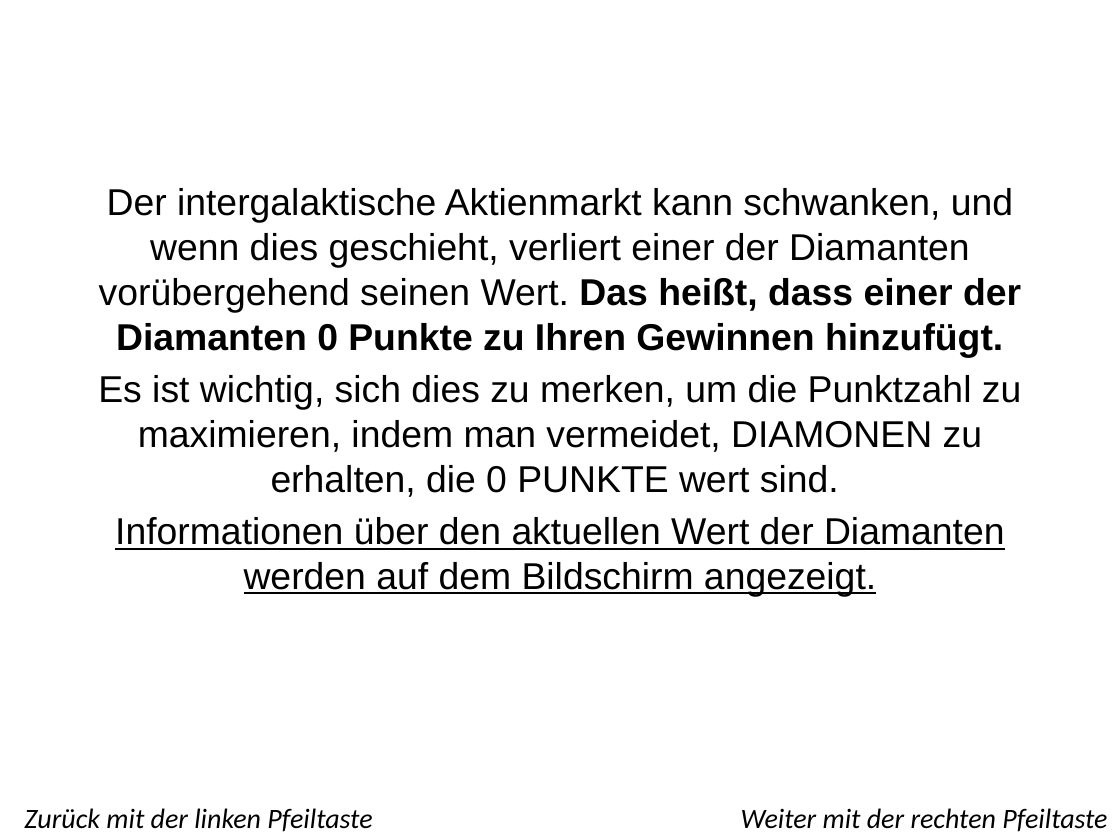
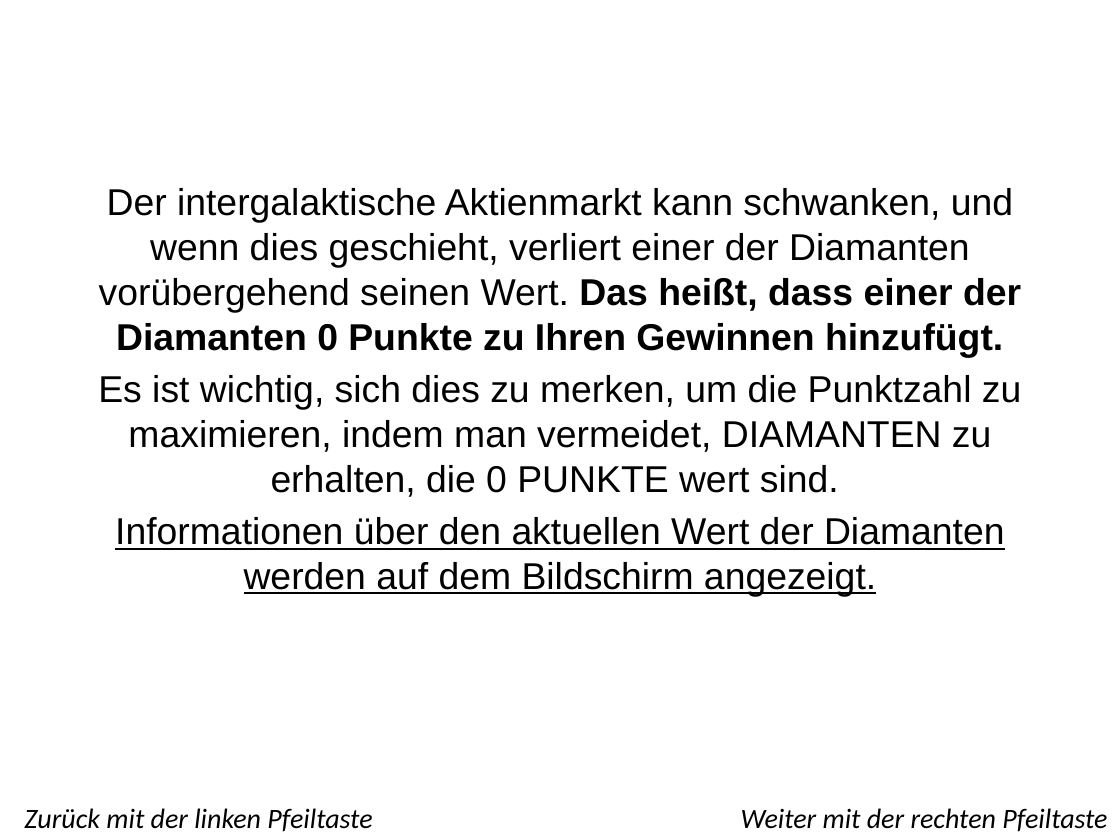
Before and after one commit to snebe/MATLAB-Habits-Overtraining-Exp3, a slide deck: slide 8 of instructions/AlienTask-fMRI_Instructions-German.pptx. Drawn at 1120x840 pixels with LibreOffice and Linux fonts; fonts in the diff are those of the drawing; background and template pictures are left out. Boxes give left, top, right and bottom in pixels: in the first picture for what was removed or moved away, otherwise in the second. Text is boxed around its words. In the diff, an @@ line names an element or a change of style, - is before the commit and + after.

```diff
--- a/instructions/AlienTask-fMRI_Instructions-German.pptx
+++ b/instructions/AlienTask-fMRI_Instructions-German.pptx
@@ subtitle at (98, 375, 1021, 497): text changed @@
-Es ist wichtig, sich dies zu merken, um die Punktzahl zu maximieren, indem man vermeidet, DIAMONEN zu erhalten, die 0 PUNKTE wert sind.
+Es ist wichtig, sich dies zu merken, um die Punktzahl zu maximieren, indem man vermeidet, DIAMANTEN zu erhalten, die 0 PUNKTE wert sind.
```
Also in this commit, not shown: 2 other slides changed, 9 other files.
